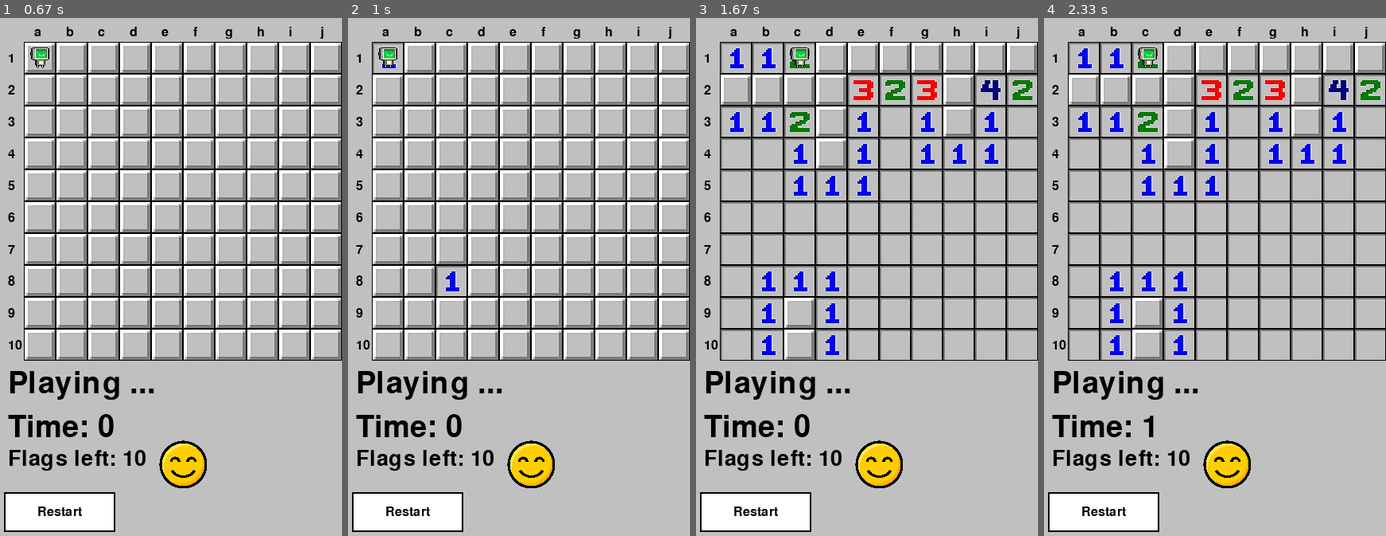
Above: before the commit, frames 1-4 (left to right).
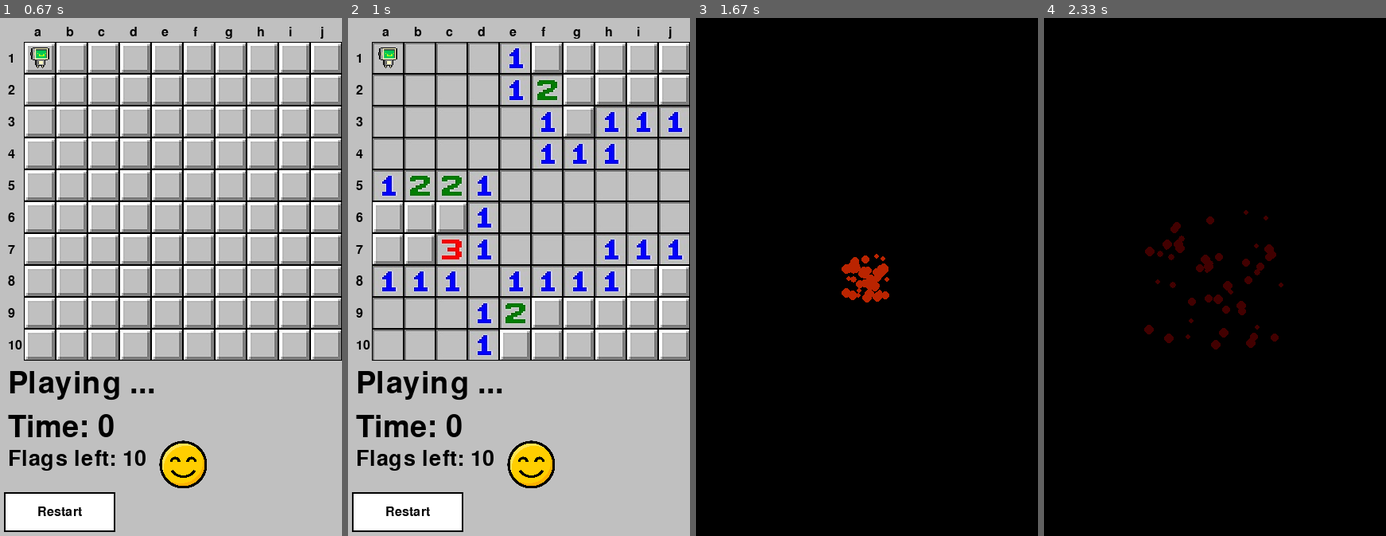
Above: after the commit, the same moments.

Repository: ColinTreanor/581Minesweeper2025
Game: pygame game, started from pygame_main.py
Same seed, same stepped clock (60 frames per second), same inputs: the game is played once before the commit and once after it.
Inputs (mouse positions are in pixels of both pictures, inside the frame that each line leads up to):
- Up to frame 1 (0.67 s): click (171, 406) at 0.38 s
- Up to frame 2 (1 s): click (436, 282) at 0.72 s
- Up to frame 3 (1.67 s): click (918, 95) at 1.05 s; click (908, 323) at 1.38 s
- Up to frame 4 (2.33 s): no input

Frame 1 is identical in both runs. In frame 2, 17% of the frame differs, in the area x 7-100%, y 4-66%; in frame 3, 92%; in frame 4, 92%, in the area x 0-100%, y 0-100%.

Commit message:
medium agent working on non-integrated testing

Diff:
--- a/agents.py
+++ b/agents.py
@@ -19,7 +19,8 @@
 """
 
 #current purpose of this file is to create a skeleton for development. If your implementation requires changes, make them!
-
+from board import BoardPiece, Board, GameState
+import random
 class Agent():
     #Agent class will be instantiated with a difficulty level, and will use that to determine which algorithm to run
     #run function will only need board state
@@ -44,9 +45,44 @@
         #function that returns easy mode (x, y) tuple
         pass
 
+    def find_neighbors(self, x, y, board):
+        #function that returns list of (x, y) tuples of neighbors
+        neighbors = []
+        for dx in [-1, 0, 1]:
+            for dy in [-1, 0, 1]:
+                if dx == 0 and dy == 0:
+                    continue
+                nx, ny = x + dx, y + dy
+                if 0 <= nx < len(board) and 0 <= ny < len(board[0]):
+                    neighbors.append((nx, ny))
+        return neighbors
+
     def medium_agent(self, visible_board):
-        #function that returns medium mode (x, y) tuple
-        pass
+        #function that returns either a tuple to click, a tuple to flag, or None if there is no other option
+        for x in range(len(visible_board)):
+            for y in range(len(visible_board[0])):
+                if visible_board[x][y] != BoardPiece.UNKNOWN and visible_board[x][y] != BoardPiece.FLAG:
+                    neighbors = self.find_neighbors(x, y, visible_board)
+                    unknown_neighbors = [(nx, ny) for (nx, ny) in neighbors if visible_board[nx][ny] == BoardPiece.UNKNOWN]
+                    flagged_neighbors = [(nx, ny) for (nx, ny) in neighbors if visible_board[nx][ny] == BoardPiece.FLAG]
+
+                    # If the number of flagged neighbors equals the number on the square, all other unknown neighbors are safe to click
+                    if len(flagged_neighbors) == visible_board[x][y]:
+                        for (nx, ny) in unknown_neighbors:
+                            return "click", (nx, ny)  # Return the coordinates of a safe square to click
+
+                    # If the number of unknown neighbors equals the number on the square minus the number of flagged neighbors, all unknown neighbors are bombs
+                    if len(unknown_neighbors) > 0 and len(unknown_neighbors) == visible_board[x][y] - len(flagged_neighbors):
+                        for (nx, ny) in unknown_neighbors:
+                            return "flag", (nx, ny)  # Return the coordinates of a square to flag
+        covered_cells = [(x, y) for x in range(len(visible_board)) for y in range(len(visible_board[0])) if visible_board[x][y] == BoardPiece.UNKNOWN]
+        if len(covered_cells) > 0:
+            random_choice = random.choice(covered_cells)
+            return "force_click", random_choice  # If no safe moves found, return a random covered cell to click
+        return None  # If no moves found, return None
+
+
+
 
     def medium_setup(self):
         #setting up class variables for medium agent
@@ -54,7 +90,6 @@
 
     def hard_agent(self, visible_board, actual_board):
         #function that returns hard mode (x, y) tuple
-        from board import BoardPiece
 
         # Iterate through the board to find an unrevealed square that is not a bomb
         for x in range(len(visible_board)):
@@ -66,3 +101,44 @@
 
         # If no safe unrevealed squares found, return None
         return None
+
+def testing():
+    board = Board()
+    actual_board = board.actual_board
+    board.GenerateBoard((5,5))
+    play = 0
+    agent = Agent(1)
+    while play != None:
+        play = agent.run_agent(board.visible_board)
+        if play is None:
+            break  # no moves left
+        action, move = play
+        # Check bomb hit
+        print("Agent chose to", action, "at", move)
+        if (action == "force_click" or action == "click") and actual_board[move[0]][move[1]] == BoardPiece.MINE:
+            print("Agent hit a mine at", move)
+            board.state = GameState.LOSE_SCREEN
+            break
+        if play != None or board.state != GameState.PLAYING:
+            action, move = play
+            if action == "click":
+                print("Actual Clicking: ", move)
+                board.RevealSpace((move[0], move[1]))
+            elif action == "flag":
+                print("Flagging: ", move)
+                board.PlaceFlag((move[0], move[1]))
+            elif action == "force_click":
+                print("Force Clicking: ", move)
+                board.RevealSpace((move[0], move[1]))
+            print()
+            print("Visible Board:")
+            board.PrintVisibleBoard()
+            print()
+            print("Actual Board:")
+            board.PrintActualBoard()
+            print("++++++++++++++++++++++++++++++++")
+    if board.state == GameState.WIN_SCREEN:
+        print("You Win!")
+    elif board.state == GameState.LOSE_SCREEN:
+        print("Game Over")
+testing()
--- a/board.py
+++ b/board.py
@@ -50,6 +50,18 @@
     SIX = 6       # Six adjacent mines
     SEVEN = 7     # Seven adjacent mines
     EIGHT = 8     # Eight adjacent mines (maximum possible)
+
+    def __sub__(self, other):
+        if isinstance(other, (BoardPiece, int)):
+            return self.value - (other.value if isinstance(other, BoardPiece) else other)
+        return NotImplemented
+
+    def __eq__(self, other):
+        if isinstance(other, BoardPiece):
+            return self.value == other.value
+        elif isinstance(other, (int, str)):
+            return self.value == other
+        return NotImplemented
 
     def increment(self):
         """Increments the numerical value of non-mine spaces
